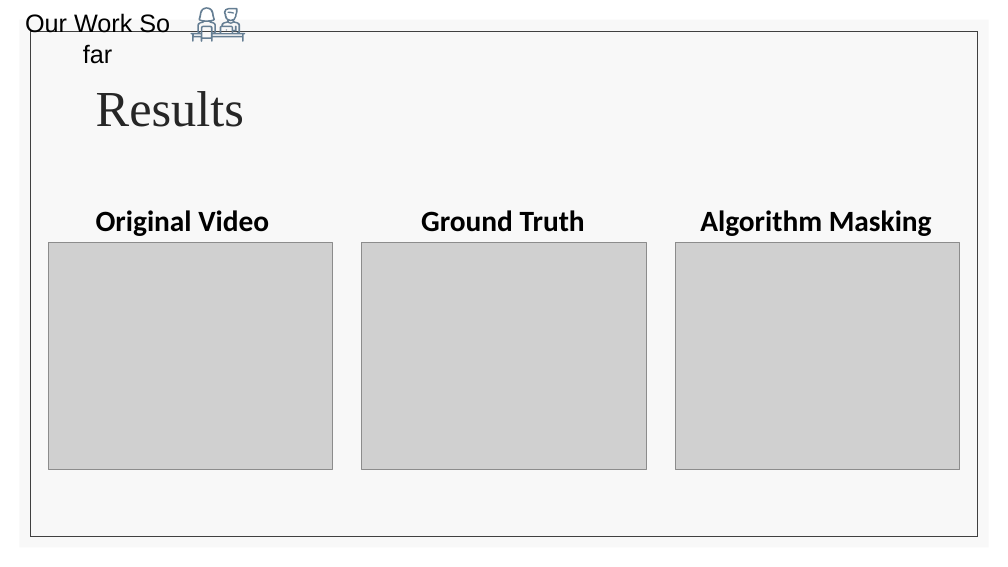
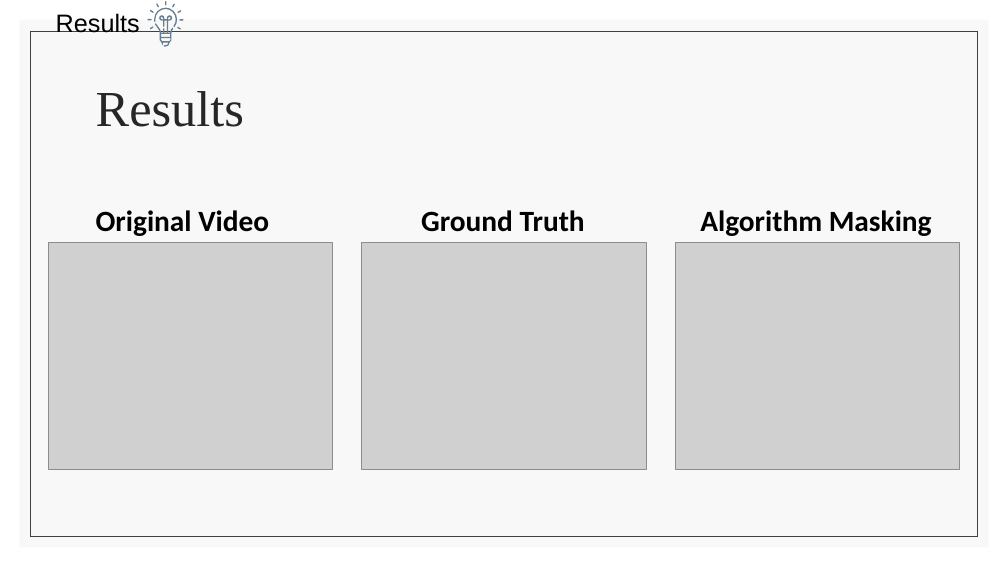
Before and after one commit to liordvir/AOTV, a slide deck: slide 11 of updated_presentation.pptx. Drawn at 1008x567 pixels with LibreOffice and Linux fonts; fonts in the diff are those of the drawing; grey boxes stand for pictures. Boxes give left, top, right and bottom in pixels: in the first picture for what was removed or moved away, otherwise in the second. Text is boxed around its words. In the diff, an @@ line names an element or a change of style, - is before the commit and + after.

```diff
--- a/updated_presentation.pptx
+++ b/updated_presentation.pptx
@@ text at (56,13,140,33): text changed @@
-Our Work So far
+Results
@@ freeform shape: place and size @@
-freeform shape at (191,8,246,42)
+freeform shape at (155,15,173,47)
@@ group added at (147,1,181,29): 8 freeform shapes @@
@@ freeform shape: place and size @@
-freeform shape at (226,29,228,31)
+freeform shape at (177,26,181,29)
@@ freeform shape: place and size @@
-freeform shape at (228,11,234,14)
+freeform shape at (179,19,184,20)
```
Also in this commit, not shown: 5 other slides changed, 1 slide added, 1 slide removed.
